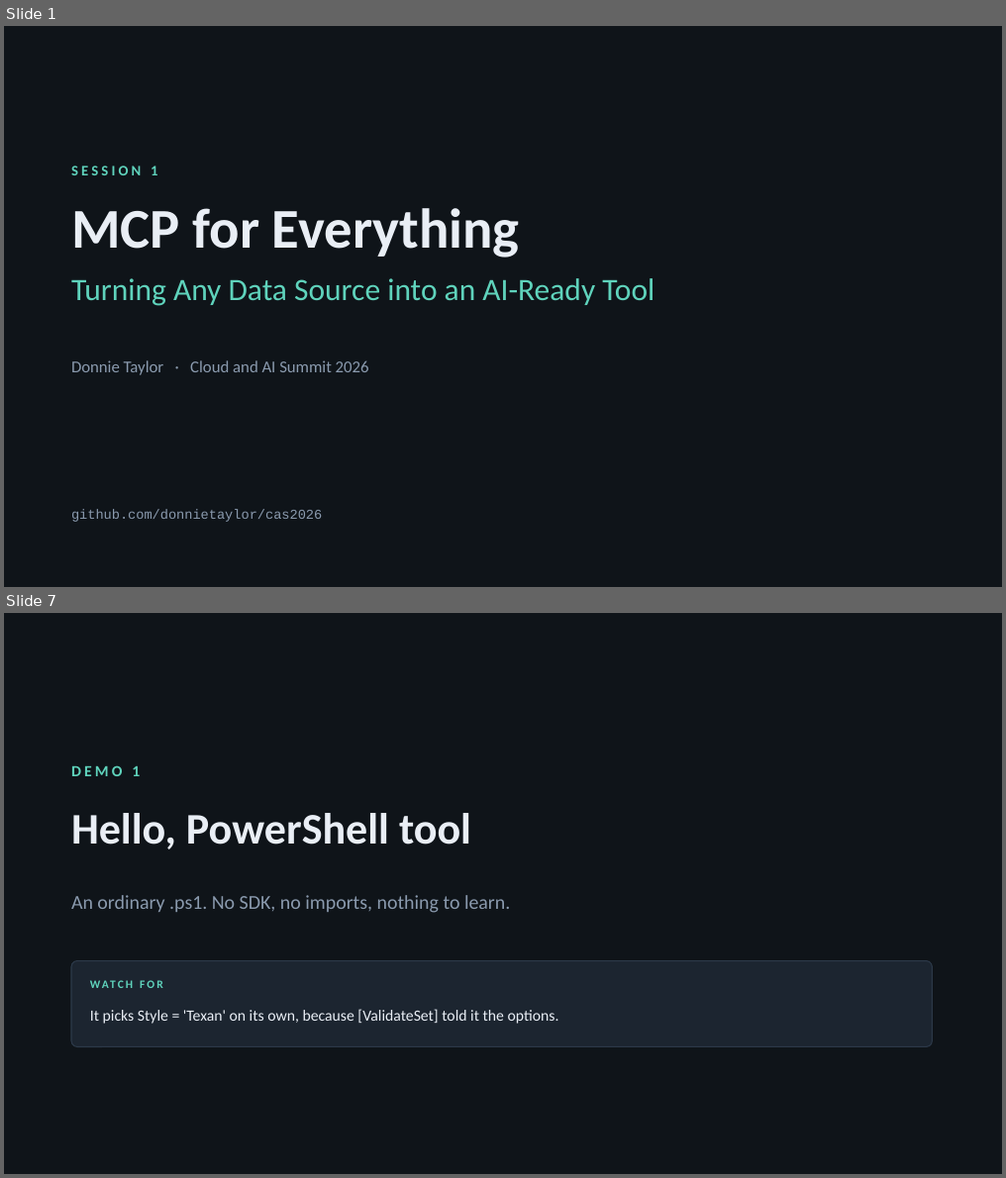
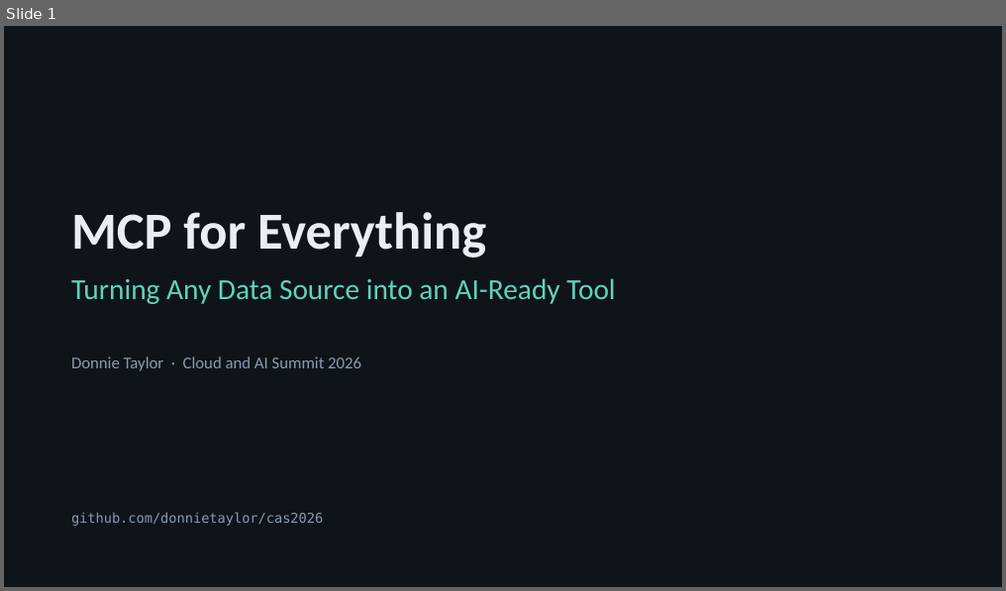
Before and after one commit to donnietaylor/cas2026, a slide deck: mcp-for-everything/slides/session1-mcp-for-everything.pptx. Shown one above the other, each under a label of ours: slides 1 and 7 before the commit, slide 1 after it; the slides between them are not shown. The pictures are 1006x1178 and 1006x591 pixels, drawn with LibreOffice and Linux fonts; fonts in the diff are those of the drawing. Boxes give left, top, right and bottom in pixels: in the first picture for what was removed or moved away, otherwise in the second. Text is boxed around its words. In the diff, an @@ line names an element or a change of style, - is before the commit and + after.

```diff
--- a/mcp-for-everything/slides/session1-mcp-for-everything.pptx
+++ b/mcp-for-everything/slides/session1-mcp-for-everything.pptx
@@ slide 7 removed at (x1=4, y1=613, x2=1002, y2=1174), background #0F1419 @@
@@ text removed at (x1=71, y1=765, x2=140, y2=776) @@
-DEMO 1
@@ text removed at (x1=71, y1=813, x2=471, y2=850) @@
-Hello, PowerShell tool
@@ text removed at (x1=71, y1=895, x2=510, y2=913) @@
-An ordinary .ps1. No SDK, no imports, nothing to learn.
@@ rounded rectangle removed at (x1=71, y1=961, x2=933, y2=1048) @@
@@ text removed at (x1=90, y1=973, x2=240, y2=995) @@
-WATCH FOR
@@ text removed at (x1=90, y1=1009, x2=559, y2=1024) @@
-It picks Style = 'Texan' on its own, because [ValidateSet] told it the options.
@@ slide 1 changed as well @@
@@ text removed at (x1=71, y1=166, x2=157, y2=175) @@
-SESSION 1
@@ text "MCP for Everything" at (x1=71, y1=212, x2=486, y2=258): size 54 to 50 pt @@
@@ text "Turning Any Data Source into ..." at (x1=71, y1=278, x2=615, y2=304): size 30 to 28 pt @@
@@ text "Donnie Taylor · Cloud and ..." rewrapped from (x1=71, y1=361, x2=369, y2=375) to (x1=71, y1=357, x2=361, y2=372) @@
@@ text "github.com/donnietaylor/cas2026" at (x1=71, y1=512, x2=323, y2=526): font Courier New to DejaVu Sans Mono @@
```
Also in this commit, not shown: 1 other slide changed, 19 slides added, 14 other slides removed, 23 other files.
